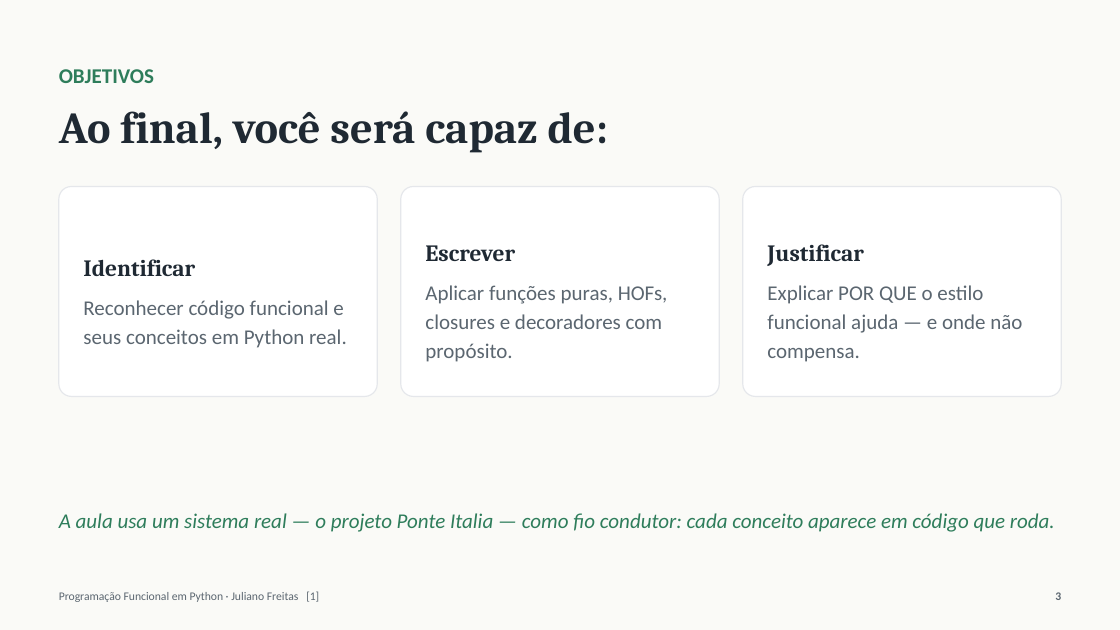
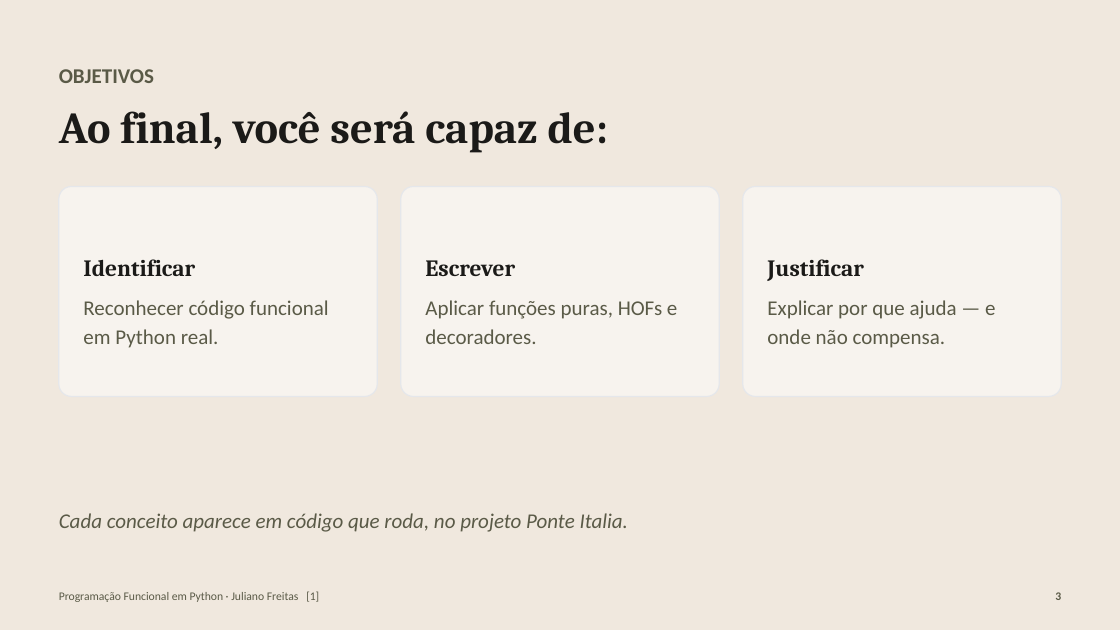
Before and after one commit to julianosfreitas/scrapping_italy, a slide deck: slide 3 of docs/PF-Python-Ponte-Italia.pptx. Drawn at 1120x630 pixels with LibreOffice and Linux fonts; fonts in the diff are those of the drawing. Boxes give left, top, right and bottom in pixels: in the first picture for what was removed or moved away, otherwise in the second. Text is boxed around its words. In the diff, an @@ line names an element or a change of style, - is before the commit and + after.

```diff
--- a/docs/PF-Python-Ponte-Italia.pptx
+++ b/docs/PF-Python-Ponte-Italia.pptx
@@ rectangle at [0,0,1120,630]: fill #FAFAF7 to #F0E8DE @@
@@ text "OBJETIVOS" at [59,69,154,83]: text colour #2E7D5B to #5A5A47 @@
@@ text "Ao final, você será capaz ..." at [59,111,608,153]: text colour #1F2933 to #1B1A18 @@
@@ fill #FFFFFF to #F7F3EE in 3 elements at [743,187,1061,397], [59,187,377,397], [401,187,719,397] @@
@@ text in rounded rectangle at [83,259,195,276]: text colour #1F2933 to #1B1A18 in "Identificar" @@
@@ text in rounded rectangle at [425,260,515,276]: text colour #1F2933 to #1B1A18 in "Escrever" @@
@@ text in rounded rectangle at [767,259,864,281]: text colour #1F2933 to #1B1A18 in "Justificar" @@
@@ text in rounded rectangle at [83,300,329,348]: text changed; text colour #5B6670 to #5A5A47 @@
-Reconhecer código funcional e seus conceitos em Python real.
+Reconhecer código funcional em Python real.
@@ text in rounded rectangle at [425,300,677,344]: text changed; text colour #5B6670 to #5A5A47 @@
-Aplicar funções puras, HOFs, closures e decoradores com propósito.
+Aplicar funções puras, HOFs e decoradores.
@@ text in rounded rectangle at [767,300,995,348]: text changed; text colour #5B6670 to #5A5A47 @@
-Explicar POR QUE o estilo funcional ajuda — e onde não compensa.
+Explicar por que ajuda — e onde não compensa.
@@ text at [59,513,628,532]: text changed; text colour #2E7D5B to #5A5A47 @@
-A aula usa um sistema real — o projeto Ponte Italia — como fio condutor: cada conceito aparece em código que roda.
+Cada conceito aparece em código que roda, no projeto Ponte Italia.
@@ text "Programação Funcional em Python · ..." at [59,591,319,602]: text colour #5B6670 to #5A5A47 @@
@@ text "3" at [1055,592,1061,600]: text colour #5B6670 to #5A5A47 @@
```
Also in this commit, not shown: 60 other slides changed, 2 slides added, 4 other files.
